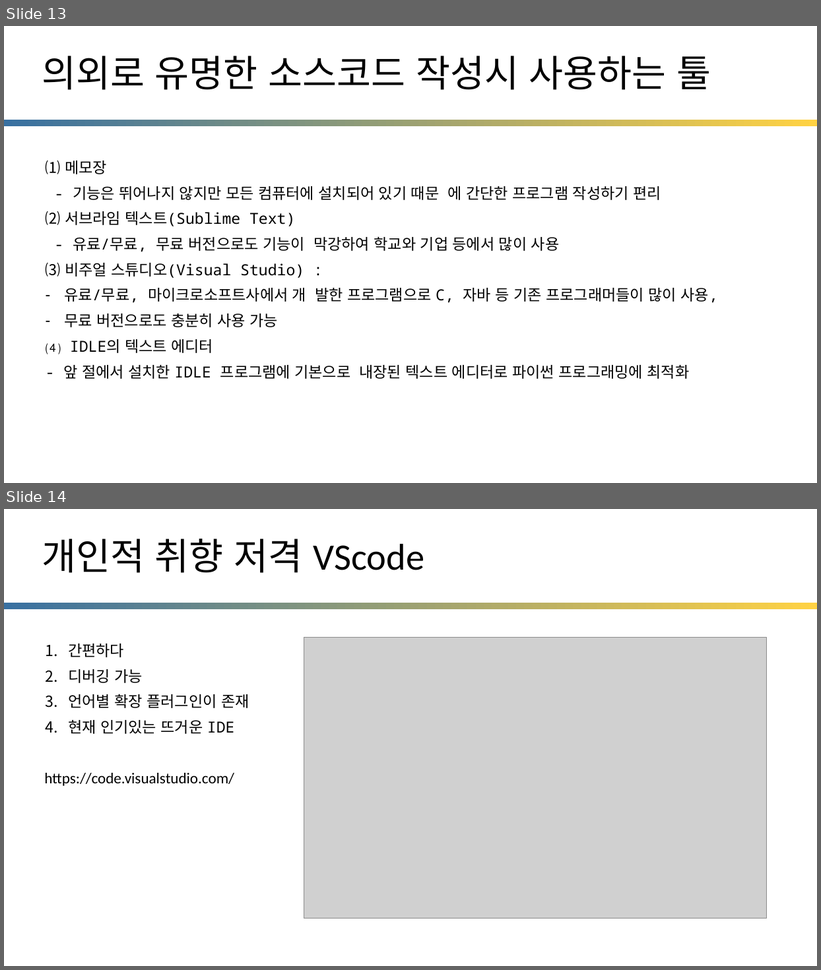
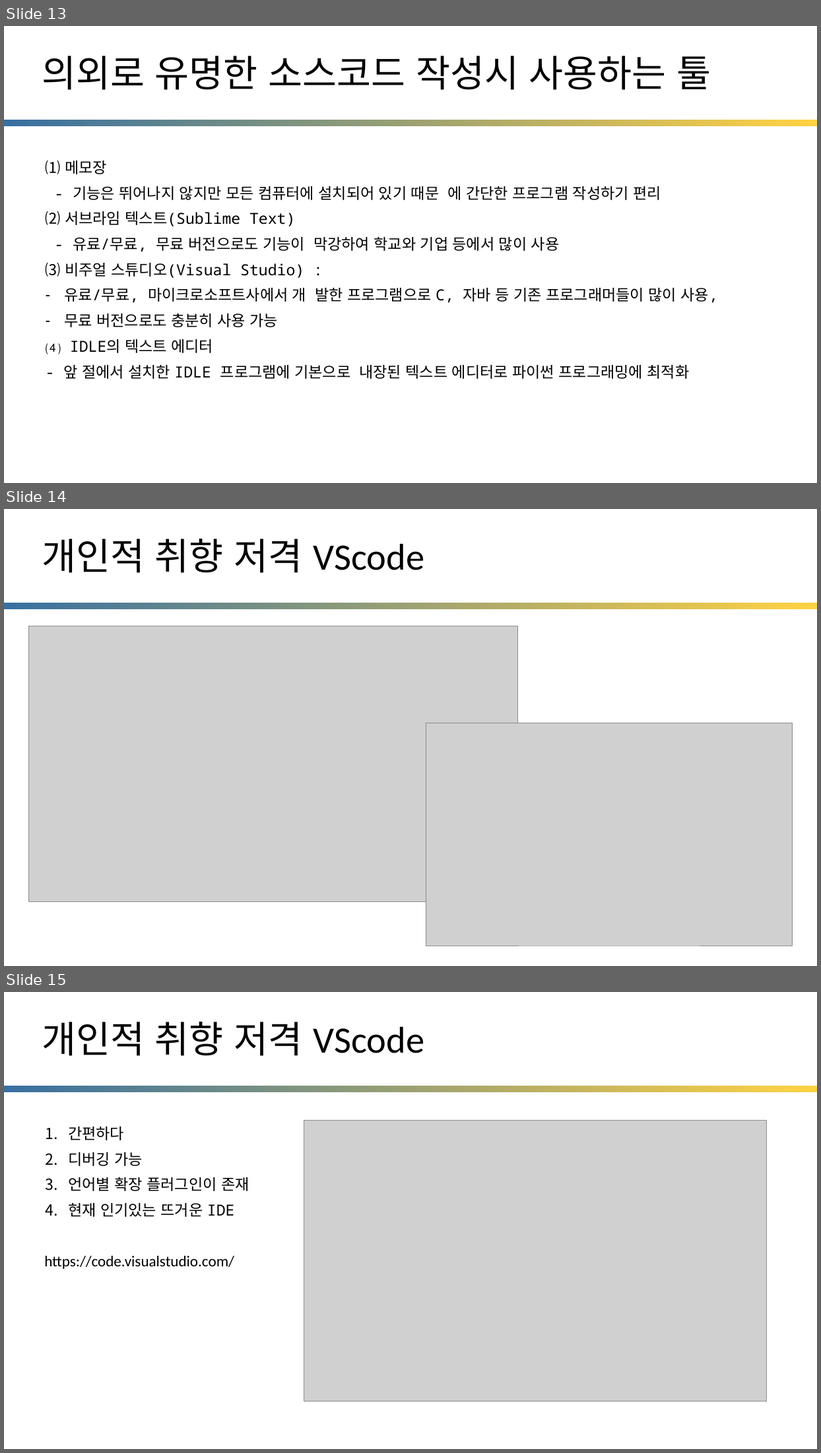
Before and after one commit to Fhwang0926/class, a slide deck: doc/#1_basic/Basic_class_01.pptx. Shown one above the other, each under a label of ours: slides 13 and 14 before the commit, slides 13, 14 and 15 after it. The pictures are 821x970 and 821x1453 pixels, drawn with LibreOffice and Linux fonts; fonts in the diff are those of the drawing; grey boxes stand for pictures. Boxes give left, top, right and bottom in pixels: in the first picture for what was removed or moved away, otherwise in the second. Text is boxed around its words. In the diff, an @@ line names an element or a change of style, - is before the commit and + after.

```diff
--- a/doc/#1_basic/Basic_class_01.pptx
+++ b/doc/#1_basic/Basic_class_01.pptx
@@ slide 14 added at (4, 509, 817, 966), background #FFFFFF; not listed: 1 template element that a slide beside it also shows @@
@@ title added at (42, 539, 425, 573), 44 pt, text #000000 @@
+개인적 취향 저격 VScode
@@ rectangle added at (4, 603, 817, 609), fill gradient #3870A1 to #FFD243 @@
@@ picture added at (28, 626, 518, 902) @@
@@ picture added at (426, 723, 793, 947) @@
@@ what was slide 14 is now slide 15 @@
```
Also in this commit, not shown: 4 slides changed, 1 other file.
